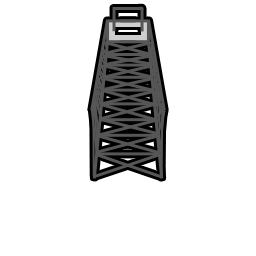
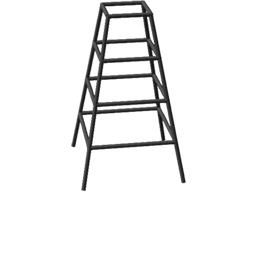
Two versions of the same layered image (256 × 256). Layer-by-layer changes:
added layer "out" above "Group 1 copy" over [71, 0, 186, 191]
hid "Group 1 copy" over [90, 6, 166, 179]
hid group "Group 1" (7 layers) over [90, 6, 166, 179]
